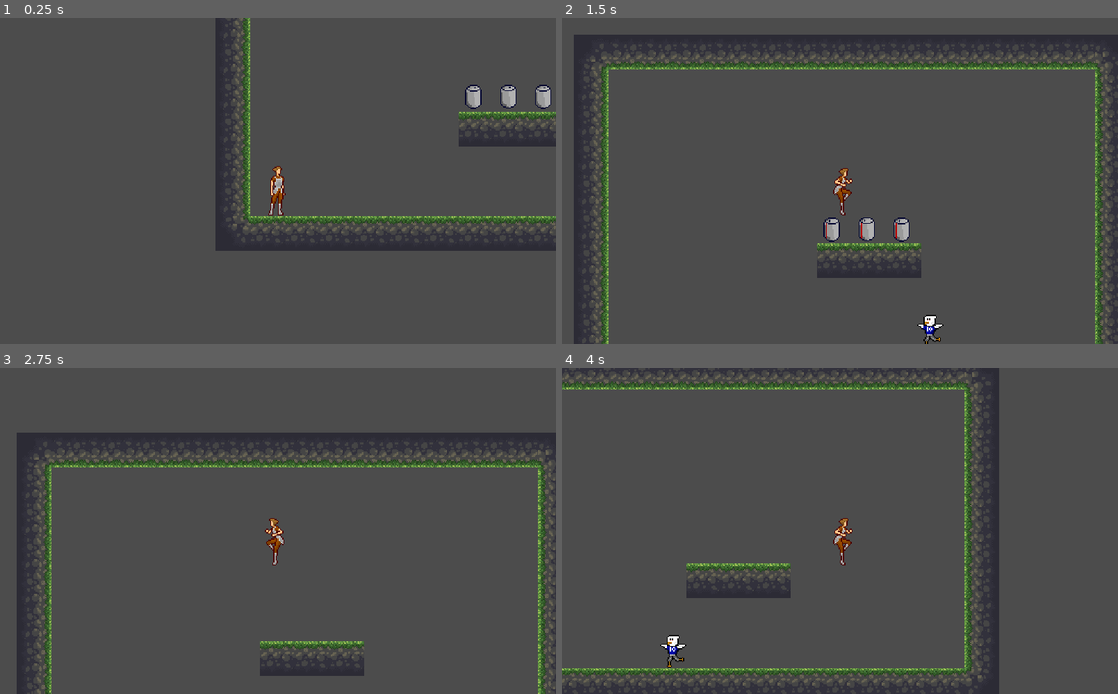
Above: before the commit, frames 1-4 (two rows, left to right).
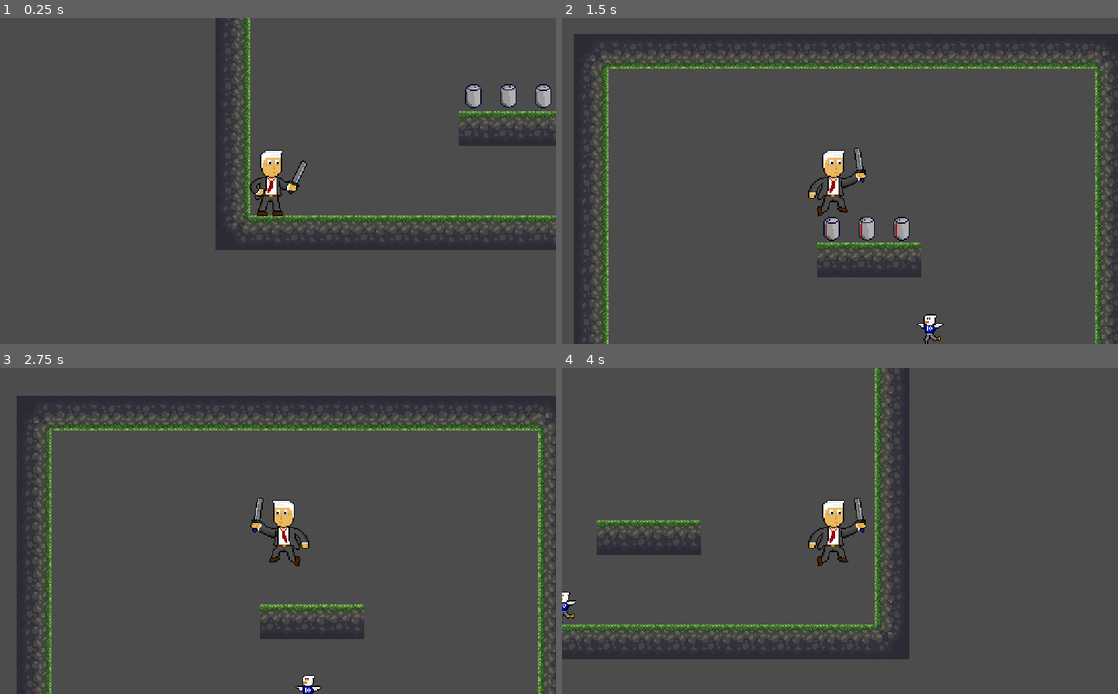
Above: after the commit, the same moments.

Repository: PCC-Sidetrack/Cola_Quest_PCC
Game: Godot game, scene res://Code/src/levels/test_level.tscn
The game is run twice, just before and just after one commit, with the same random seed, the same clock (stepped at 60 frames per second) and the same inputs.
Inputs:
- Up to frame 1 (0.25 s): no input
- Up to frame 2 (1.5 s): hold D (move_right) from 0.53 s (still down); tap Shift (dash) at 0.6 s; tap Space (jump) at 0.77, 0.8, 1.07, 1.35 s
- Up to frame 3 (2.75 s): tap Space (jump) at 1.52, 1.82, 2.3 s; tap Shift (dash) at 1.55, 2.1 s; release D (move_right) at 2.03 s; hold A (move_left) from 2.03 s (still down)
- Up to frame 4 (4 s): release A (move_left) at 2.78 s; hold D (move_right) from 2.78 s (still down); tap Shift (dash) at 2.85 s; tap Space (jump) at 3.02, 3.32, 3.6, 3.77 s

The runs differ from the first frame. In frame 1, 2.5% of the frame differs, in the area x 38-100%, y 0-72%; in frame 2, 3.8%; in frame 3, 20%; in frame 4, 23%, in the area x 0-79%, y 0-100%.

Commit message:
New Sprites
Added and compiled some very basic sprites for Dr Adkins and redid the collision box for him

Diff:
--- a/Code/src/entities/player.tscn
+++ b/Code/src/entities/player.tscn
@@ -1,81 +1,69 @@
-[gd_scene load_steps=16 format=2]
+[gd_scene load_steps=17 format=2]
 
-[ext_resource path="res://Art/Level 1/Sprites/test_player/advnt_full.png" type="Texture" id=1]
+[ext_resource path="res://Art/Level 1/Sprites/CH_dr_adkins/CH_dr_adkins_V2_sword_jump.png" type="Texture" id=1]
 [ext_resource path="res://Code/src/scripts/player.gd" type="Script" id=2]
+[ext_resource path="res://Art/Level 1/Sprites/CH_dr_adkins/CH_dr_adkins_V2_sword_move.png" type="Texture" id=3]
+[ext_resource path="res://Art/Level 1/Sprites/CH_dr_adkins/CH_dr_adkins_V2_sword_idle.png" type="Texture" id=4]
 
 [sub_resource type="RectangleShape2D" id=1]
-extents = Vector2( 10, 24 )
+extents = Vector2( 15.2958, 30.3784 )
 
-[sub_resource type="AtlasTexture" id=2]
+[sub_resource type="AtlasTexture" id=14]
+atlas = ExtResource( 4 )
+region = Rect2( 0, 0, 64, 64 )
+
+[sub_resource type="AtlasTexture" id=15]
+atlas = ExtResource( 4 )
+region = Rect2( 64, 0, 64, 64 )
+
+[sub_resource type="AtlasTexture" id=16]
+atlas = ExtResource( 4 )
+region = Rect2( 128, 0, 64, 64 )
+
+[sub_resource type="AtlasTexture" id=17]
+atlas = ExtResource( 4 )
+region = Rect2( 192, 0, 64, 64 )
+
+[sub_resource type="AtlasTexture" id=18]
 atlas = ExtResource( 1 )
-region = Rect2( 0, 0, 32, 64 )
+region = Rect2( 0, 0, 64, 64 )
 
-[sub_resource type="AtlasTexture" id=3]
-atlas = ExtResource( 1 )
-region = Rect2( 256, 128, 32, 64 )
+[sub_resource type="AtlasTexture" id=19]
+atlas = ExtResource( 3 )
+region = Rect2( 0, 0, 64, 64 )
 
-[sub_resource type="AtlasTexture" id=4]
-atlas = ExtResource( 1 )
-region = Rect2( 224, 64, 32, 64 )
+[sub_resource type="AtlasTexture" id=20]
+atlas = ExtResource( 3 )
+region = Rect2( 64, 0, 64, 64 )
 
-[sub_resource type="AtlasTexture" id=5]
-atlas = ExtResource( 1 )
-region = Rect2( 32, 0, 32, 64 )
+[sub_resource type="AtlasTexture" id=21]
+atlas = ExtResource( 3 )
+region = Rect2( 128, 0, 64, 64 )
 
-[sub_resource type="AtlasTexture" id=6]
-atlas = ExtResource( 1 )
-region = Rect2( 64, 0, 32, 64 )
-
-[sub_resource type="AtlasTexture" id=7]
-atlas = ExtResource( 1 )
-region = Rect2( 96, 0, 32, 64 )
-
-[sub_resource type="AtlasTexture" id=8]
-atlas = ExtResource( 1 )
-region = Rect2( 128, 0, 32, 64 )
-
-[sub_resource type="AtlasTexture" id=9]
-atlas = ExtResource( 1 )
-region = Rect2( 160, 0, 32, 64 )
-
-[sub_resource type="AtlasTexture" id=10]
-atlas = ExtResource( 1 )
-region = Rect2( 192, 0, 32, 64 )
-
-[sub_resource type="AtlasTexture" id=11]
-atlas = ExtResource( 1 )
-region = Rect2( 288, 64, 32, 64 )
+[sub_resource type="AtlasTexture" id=22]
+atlas = ExtResource( 3 )
+region = Rect2( 192, 0, 64, 64 )
 
 [sub_resource type="SpriteFrames" id=12]
 animations = [ {
-"frames": [ SubResource( 2 ) ],
-"loop": false,
+"frames": [ SubResource( 14 ), SubResource( 15 ), SubResource( 16 ), SubResource( 17 ) ],
+"loop": true,
 "name": "idle",
 "speed": 5.0
 }, {
-"frames": [ SubResource( 3 ) ],
-"loop": false,
-"name": "dash",
-"speed": 5.0
-}, {
-"frames": [ SubResource( 4 ) ],
+"frames": [ SubResource( 18 ) ],
 "loop": false,
 "name": "jump",
 "speed": 5.0
 }, {
-"frames": [ SubResource( 5 ), SubResource( 6 ), SubResource( 7 ), SubResource( 8 ), SubResource( 9 ), SubResource( 10 ) ],
+"frames": [ SubResource( 19 ), SubResource( 20 ), SubResource( 21 ), SubResource( 22 ) ],
 "loop": true,
 "name": "walk",
-"speed": 6.0
-}, {
-"frames": [ SubResource( 11 ) ],
-"loop": false,
-"name": "fall",
-"speed": 5.0
+"speed": 8.0
 } ]
 
 [sub_resource type="RectangleShape2D" id=13]
-extents = Vector2( 12.1907, 26.1291 )
+extents = Vector2( 16.2869, 31.2386 )
 
 [node name="player" type="KinematicBody2D"]
 collision_layer = 2147483649
@@ -84,13 +72,14 @@
 
 [node name="CollisionShape2D" type="CollisionShape2D" parent="."]
 visible = false
-position = Vector2( -1.15959, 8.46839 )
+position = Vector2( -9.53506, 1.41536 )
 shape = SubResource( 1 )
 
 [node name="AnimatedSprite" type="AnimatedSprite" parent="."]
-position = Vector2( -0.165649, -0.0285721 )
+position = Vector2( -0.386062, 0.412235 )
 frames = SubResource( 12 )
 animation = "idle"
+frame = 3
 playing = true
 
 [node name="Camera2D" type="Camera2D" parent="."]
@@ -103,6 +92,6 @@
 
 [node name="CollisionShape2D2" type="CollisionShape2D" parent="hitbox"]
 modulate = Color( 0.203922, 0.423529, 1, 1 )
-position = Vector2( -0.828262, 7.78575 )
+position = Vector2( -9.42412, 1.17354 )
 shape = SubResource( 13 )
 [connection signal="body_entered" from="hitbox" to="." method="_on_hitbox_body_entered"]
--- a/Code/src/scripts/entity.gd
+++ b/Code/src/scripts/entity.gd
@@ -23,31 +23,33 @@
 #                                Variables                                    #
 #-----------------------------------------------------------------------------#
 # The current health of the entity
-var _current_health:    int     = 1
+var _current_health:        int     = 1
 # The current velocity the entity is traveling
-var _current_velocity:  Vector2 = Vector2.ZERO
+var _current_velocity:      Vector2 = Vector2.ZERO
 # The damage the entity does
-var _damage:            int     = 0
+var _damage:                int     = 0
 # What is considered to be the floor
-var _floor_normal:      Vector2 = Vector2.UP
+var _floor_normal:          Vector2 = Vector2.UP
+# How long is the entity vulnerable
+var _invulnerable_duration: float    = 0.0
 # The health of the entity
-var _max_health:        int     = 1
+var _max_health:            int     = 1
 # The direction the entity was last moving
-var _last_direction:    float   = _RIGHT
+var _last_direction:        float   = _RIGHT
 # Whether or not the entity obeys gravity
-var _obeys_gravity:     bool    = true
+var _obeys_gravity:         bool    = true
 # How quickly the entity is changing direction
-var _rate_of_change:    Vector2 = Vector2(20.0, 30.0)
+var _rate_of_change:        Vector2 = Vector2(20.0, 30.0)
 # The maximum normal vertical and horizontal speeds of the entity
-var _speed:             Vector2 = Vector2.ZERO
+var _speed:                 Vector2 = Vector2.ZERO
 # How long the entity has been in the air
-var _time_in_air:       float   = 0.0
+var _time_in_air:           float   = 0.0
 # The time moving in a direction
-var _time_in_direction: float   = 0.0
+var _time_in_direction:     float   = 0.0
 # How long the entity has been on the ground
-var _time_on_ground:    float   = 0.0
+var _time_on_ground:        float   = 0.0
 # What entity type
-var _type:              int     = 0
+var _type:                  int     = 0
 
 #-----------------------------------------------------------------------------#
 #                              Initialization                                 #
@@ -59,9 +61,9 @@
 #                               Process Loop                                  #
 #-----------------------------------------------------------------------------#
 # Run the process loop on the entity
-func _process(_delta: float) -> void:
+func _process(delta: float) -> void:
 	if _obeys_gravity:
-		_update_stats()
+		_update_stats(delta)
 
 #-----------------------------------------------------------------------------#
 #                             Public Functions                                #
@@ -108,6 +110,10 @@
 func get_horizontal_velocity() -> float:
 	return _current_velocity.x
 
+# Is the entity invulnerable
+func get_invulnerability() -> bool:
+	return _invulnerable_duration > 0.0
+
 # Get the current health of the entity
 func get_max_health() -> int:
 	return _max_health
@@ -196,17 +202,26 @@
 func set_velocity(velocity: Vector2) -> void:
 	_current_velocity = velocity
 
+# Set how long the entity is invulnerable
+func set_invulnerability(duration: float) -> void:
+	_invulnerable_duration += duration
+
 #-----------------------------------------------------------------------------#
 #                            Private Functions                                #
 #-----------------------------------------------------------------------------#
 # Update the players statistics
-func _update_stats() -> void:
+func _update_stats(delta: float) -> void:
 	if is_on_floor():
-		_time_on_ground += get_physics_process_delta_time()
+		_time_on_ground += delta
 		_time_in_air     = 0.0
 	elif not (is_on_floor() or is_on_wall()):
-		_time_in_air    += get_physics_process_delta_time()
+		_time_in_air    += delta
 		_time_on_ground  = 0.0
 
 	if _current_velocity.x != 0.0:
-		_time_in_direction += get_physics_process_delta_time()
+		_time_in_direction += delta
+
+	if _invulnerable_duration > 0.0:
+		_invulnerable_duration -= delta
+	elif _invulnerable_duration < 0.0:
+		_invulnerable_duration = 0.0
--- a/Code/src/scripts/player.gd
+++ b/Code/src/scripts/player.gd
@@ -144,11 +144,12 @@
 	# Display the appropriate animation
 	if is_on_floor():
 		if _dash_cooldown < 0.3:
-			$AnimatedSprite.play("dash")
+			#$AnimatedSprite.play("dash")
+			pass
 		elif direction != 0.0:
 			$AnimatedSprite.play("walk")
 	else:
-		if get_vertical_velocity() > 0.0:
-			$AnimatedSprite.play("fall")
-		else:
+		#if get_vertical_velocity() > 0.0:
+			#$AnimatedSprite.play("fall")
+		#else:
 			$AnimatedSprite.play("jump")
Binary file changed: Art/Level 1/Sprites/CH_dr_adkins/CH_dr_adkins_V2_sword_idle.aseprite
Binary file added: Art/Level 1/Sprites/CH_dr_adkins/CH_dr_adkins_V2_sword_idle.png
Not shown, added: Art/Level 1/Sprites/CH_dr_adkins/CH_dr_adkins_V2_sword_idle.png.import
Binary file added: Art/Level 1/Sprites/CH_dr_adkins/CH_dr_adkins_V2_sword_jump.aseprite
Binary file added: Art/Level 1/Sprites/CH_dr_adkins/CH_dr_adkins_V2_sword_jump.png
Not shown, added: Art/Level 1/Sprites/CH_dr_adkins/CH_dr_adkins_V2_sword_jump.png.import
Binary file changed: Art/Level 1/Sprites/CH_dr_adkins/CH_dr_adkins_V2_sword_move.aseprite
Binary file added: Art/Level 1/Sprites/CH_dr_adkins/CH_dr_adkins_V2_sword_move.png
Not shown, added: Art/Level 1/Sprites/CH_dr_adkins/CH_dr_adkins_V2_sword_move.png.import
Binary file added: Art/Level 1/Sprites/S19_paint_running_eagor/S19_paint_running_eagor.aseprite
Binary file changed: Art/Level 1/Sprites/S7_running_eagor/S7_running_eagor.aseprite
Binary file changed: Art/Level 1/Sprites/S7_running_eagor/S7_running_eagor.png
